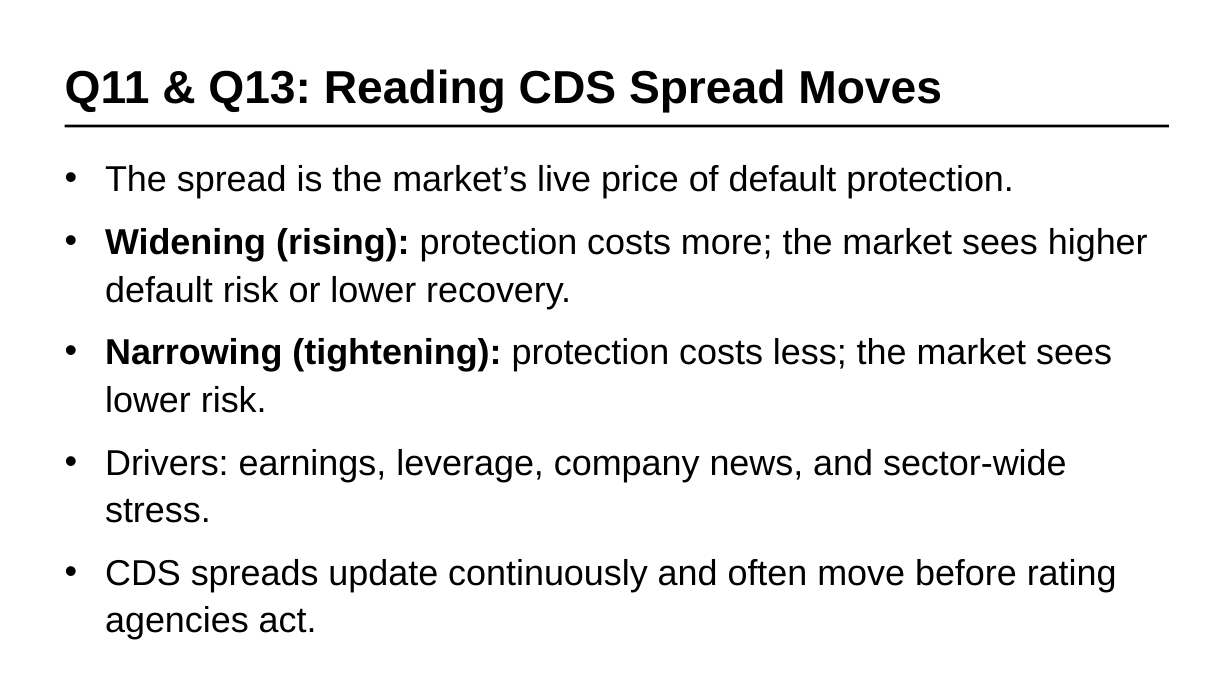
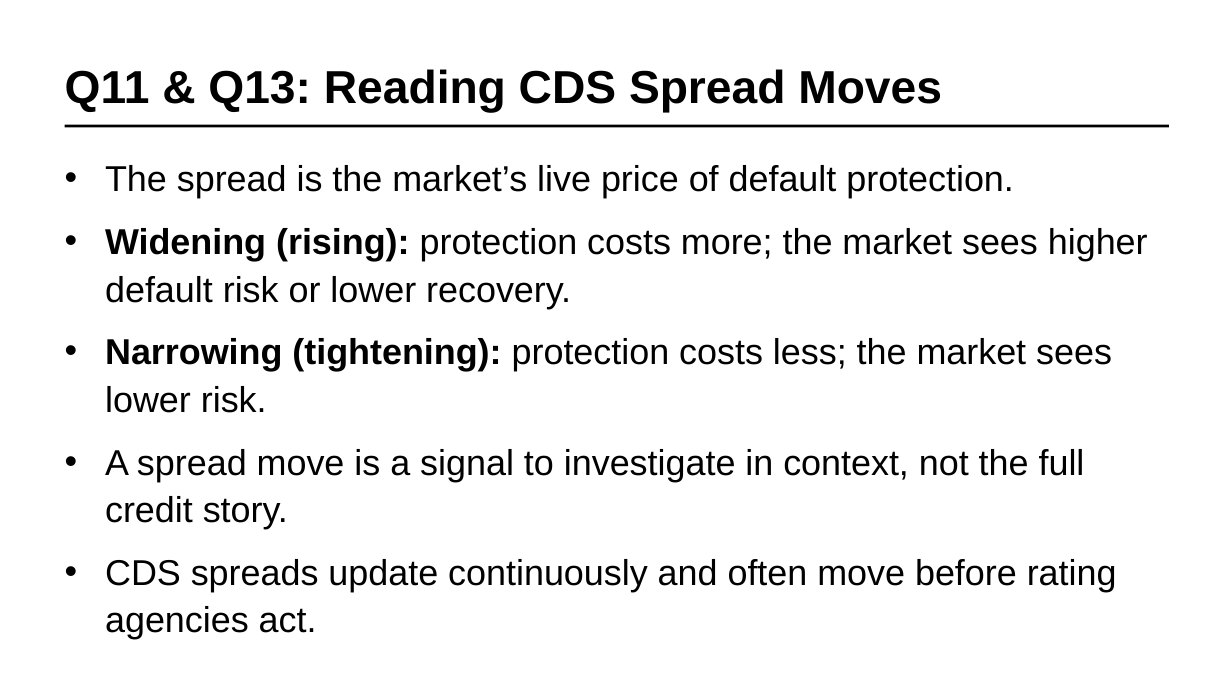
Before and after one commit to ddddil/SF_DAT_15, a slide deck: slide 34 of fina4126/ETF_Performance_Evaluation_Bond_Screening_Revised.pptx. Drawn at 1232x693 pixels with LibreOffice and Linux fonts; fonts in the diff are those of the drawing. Boxes give left, top, right and bottom in pixels: in the first picture for what was removed or moved away, otherwise in the second. Text is boxed around its words. In the diff, an @@ line names an element or a change of style, - is before the commit and + after.

```diff
--- a/fina4126/ETF_Performance_Evaluation_Bond_Screening_Revised.pptx
+++ b/fina4126/ETF_Performance_Evaluation_Bond_Screening_Revised.pptx
@@ text at (x1=105, y1=449, x2=1085, y2=529): text changed @@
-• Drivers: earnings, leverage, company news, and sector-wide stress.
+• A spread move is a signal to investigate in context, not the full credit story.
```
Also in this commit, not shown: 7 other slides changed, 1 slide added.
